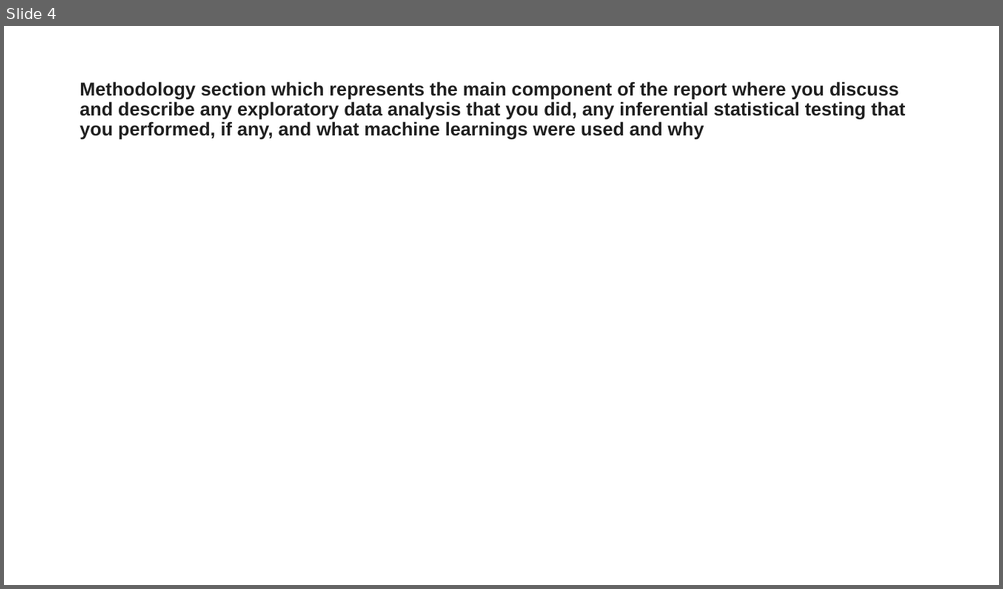
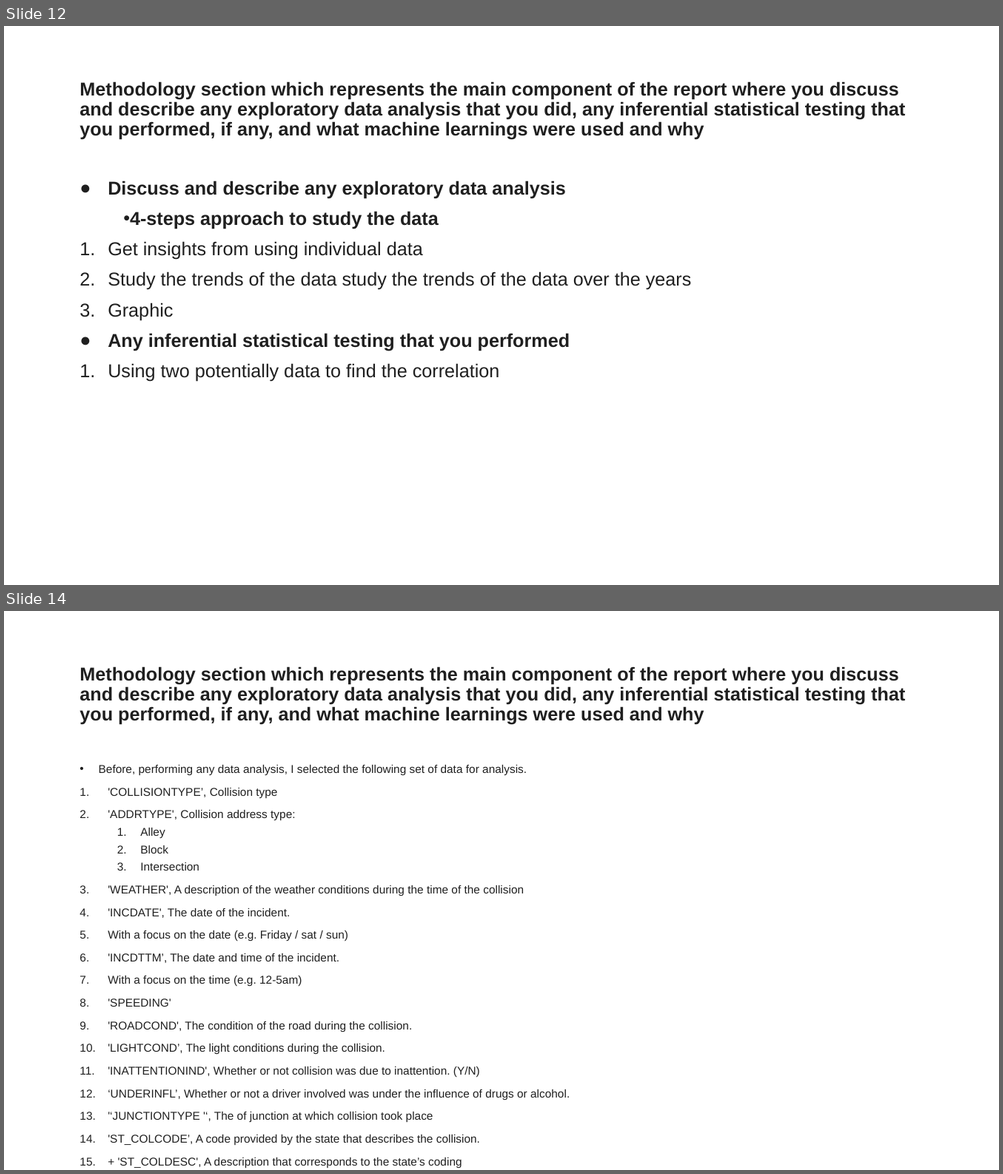
Before and after one commit to on99689nnnnn/Coursera_Capstone, a slide deck: Presentation - Coursera_Capstone.pptx. Shown one above the other, each under a label of ours: slide 4 before the commit, slides 12 and 14 after it; the slides between them are not shown. The pictures are 1003x589 and 1003x1174 pixels, drawn with LibreOffice and Linux fonts; fonts in the diff are those of the drawing. Boxes give left, top, right and bottom in pixels: in the first picture for what was removed or moved away, otherwise in the second. Text is boxed around its words. In the diff, an @@ line names an element or a change of style, - is before the commit and + after.

```diff
--- a/Presentation - Coursera_Capstone.pptx
+++ b/Presentation - Coursera_Capstone.pptx
@@ slide 14 added at (x1=4, y1=611, x2=999, y2=1170), background #FFFFFF @@
@@ title added at (x1=79, y1=667, x2=905, y2=725), 18 pt, text #1F1F1F, bold @@
+Methodology section which represents the main component of the report where you discuss and describe any exploratory data analysis that you did, any inferential statistical testing that you performed, if any, and what machine learnings were used and why
@@ text added at (x1=99, y1=765, x2=569, y2=1168), 11 pt, text #1F1F1F @@
+• Before, performing any data analysis, I selected the following set of data for analysis.
+1. 'COLLISIONTYPE’, Collision type
+2. 'ADDRTYPE', Collision address type:
+  1. Alley
+  2. Block
+  3. Intersection
+3. 'WEATHER', A description of the weather conditions during the time of the collision
+4. 'INCDATE', The date of the incident.
+5. With a focus on the date (e.g. Friday / sat / sun)
+6. 'INCDTTM’, The date and time of the incident.
+7. With a focus on the time (e.g. 12-5am)
+8. 'SPEEDING'
+9. 'ROADCOND', The condition of the road during the collision.
+10. 'LIGHTCOND’, The light conditions during the collision.
+11. 'INATTENTIONIND', Whether or not collision was due to inattention. (Y/N)
+12. ‘UNDERINFL’, Whether or not a driver involved was under the influence of drugs or alcohol.
+13. '‘JUNCTIONTYPE '‘, The of junction at which collision took place
+14. 'ST_COLCODE’, A code provided by the state that describes the collision.
+15. + 'ST_COLDESC', A description that corresponds to the state’s coding
+16. INTKEY+LOCATION, for the black spots
+• With the support of other data in the data set, I tried to enhance the data analysis result
@@ what was slide 4 is now slide 12 @@
@@ slide 12 changed as well @@
@@ text added at (x1=108, y1=181, x2=691, y2=382), 18 pt, text #1F1F1F @@
+● Discuss and describe any exploratory data analysis
+• 4-steps approach to study the data
+1. Get insights from using individual data
+2. Study the trends of the data study the trends of the data over the years
+3. Graphic
+● Any inferential statistical testing that you performed
+1. Using two potentially data to find the correlation
```
Also in this commit, not shown: 6 other slides changed, 33 other slides added, 6 other files.
